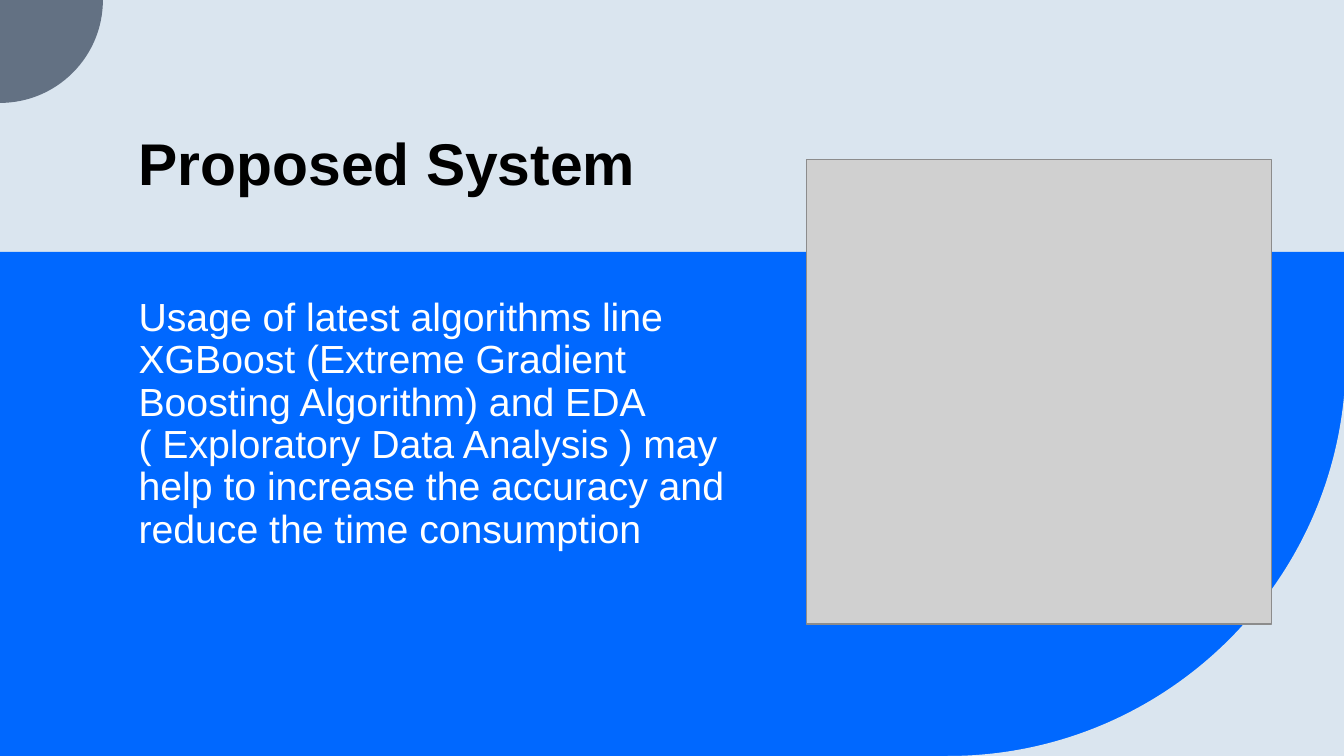
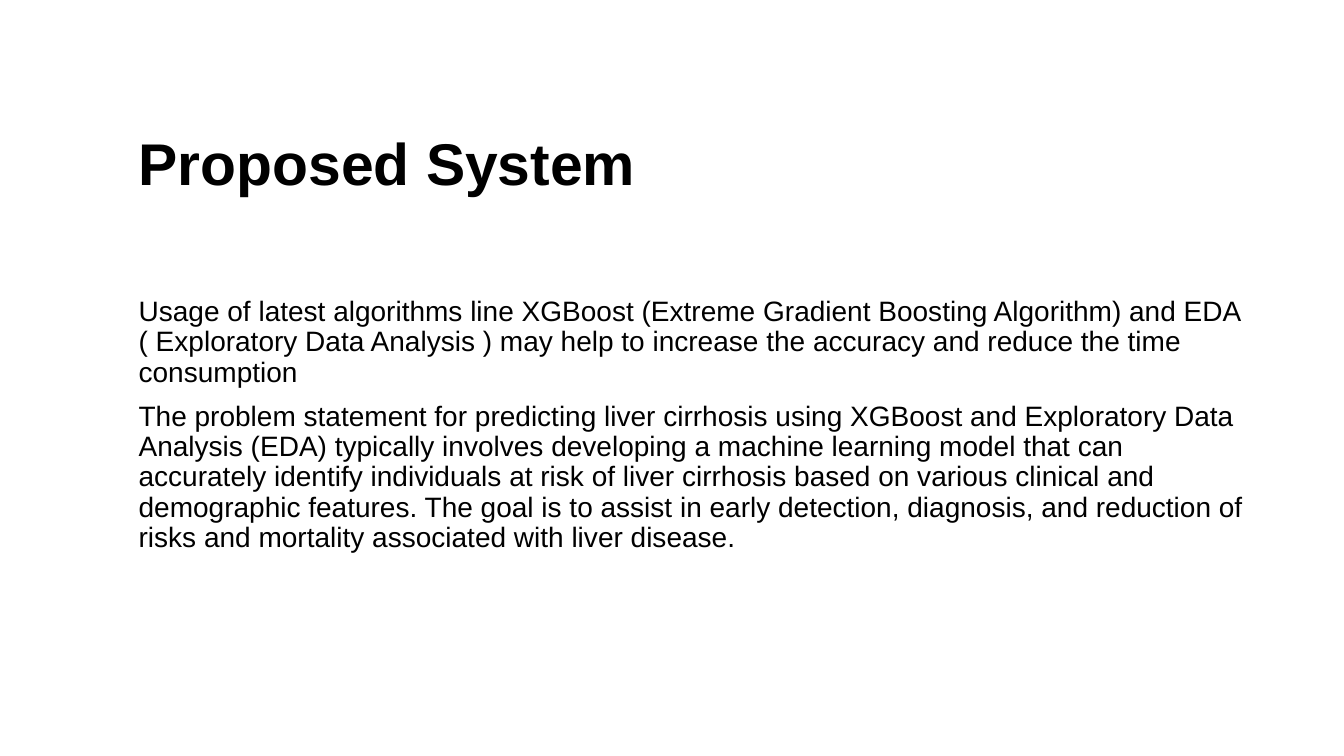
Before and after one commit to aslucky0143/final-year-project, a slide deck: slide 7 of Liver Cirrhosis Prediction System.pptx (slide 8 before the commit). Drawn at 1344x756 pixels with LibreOffice and Linux fonts; fonts in the diff are those of the drawing; grey boxes stand for pictures. Boxes give left, top, right and bottom in pixels: in the first picture for what was removed or moved away, otherwise in the second. Text is boxed around its words. In the diff, an @@ line names an element or a change of style, - is before the commit and + after.

```diff
--- a/Liver Cirrhosis Prediction System.pptx
+++ b/Liver Cirrhosis Prediction System.pptx
@@ background #DAE5EF to #FFFFFF @@
@@ freeform shape removed at (x1=0, y1=0, x2=103, y2=103) @@
@@ picture removed at (x1=807, y1=159, x2=1271, y2=624) @@
@@ rectangle removed at (x1=0, y1=252, x2=1344, y2=756) @@
@@ text at (x1=139, y1=300, x2=1242, y2=387): size 28 to 20 pt, text colour #FFFFFF to #000000 in "Usage of latest algorithms line XGBoost (Extreme ..." @@
@@ freeform shape removed at (x1=948, y1=358, x2=1344, y2=756) @@
@@ text at (x1=139, y1=405, x2=1242, y2=552): paragraph added @@
+The problem statement for predicting liver cirrhosis using XGBoost and Exploratory Data Analysis (EDA) typically involves developing a machine learning model that can accurately identify individuals at risk of liver cirrhosis based on various clinical and demographic features. The goal is to assist in early detection, diagnosis, and reduction of risks and mortality associated with liver disease.
```
Also in this commit, not shown: 15 other slides changed, 4 slides added, 6 slides removed, 2 other files.
